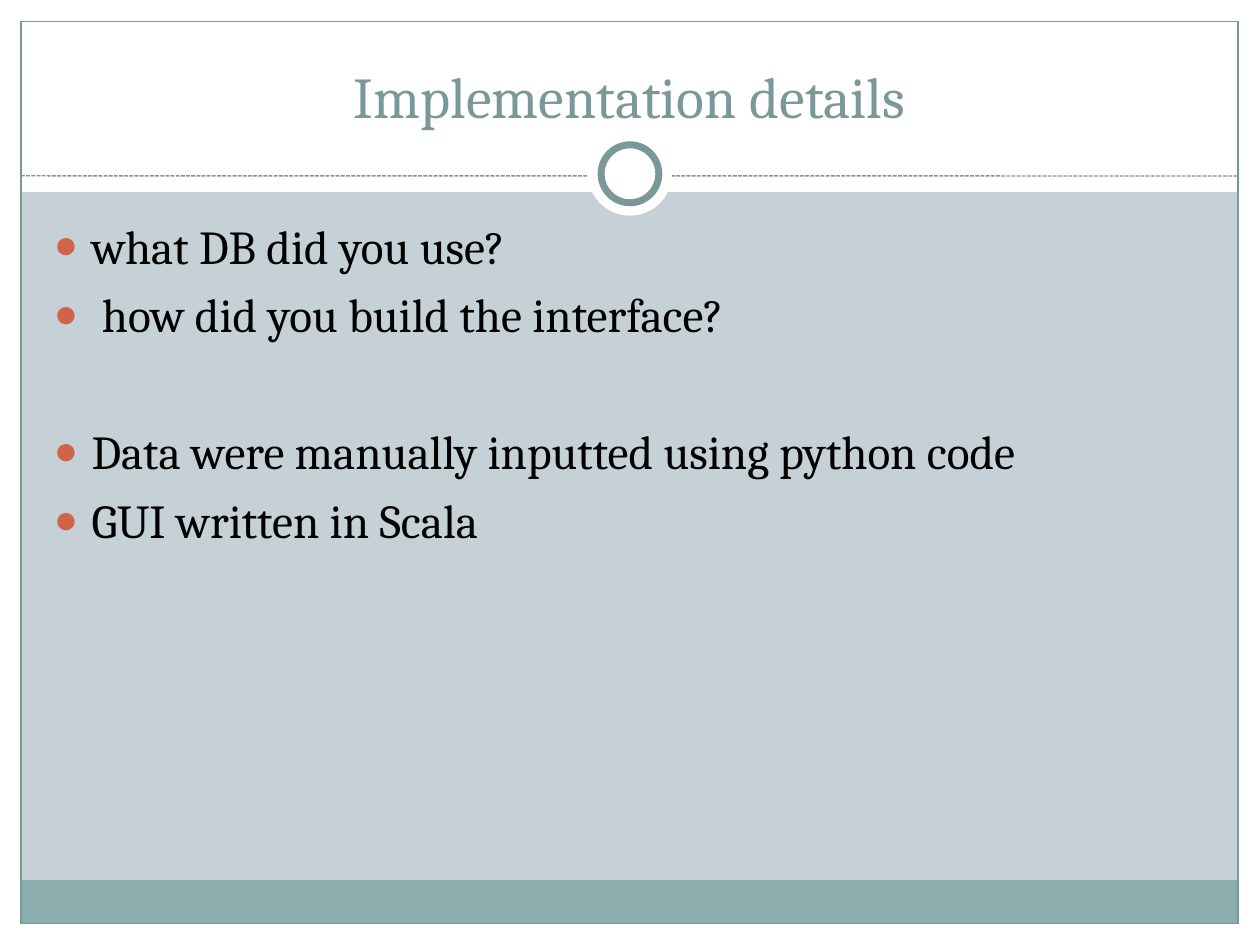
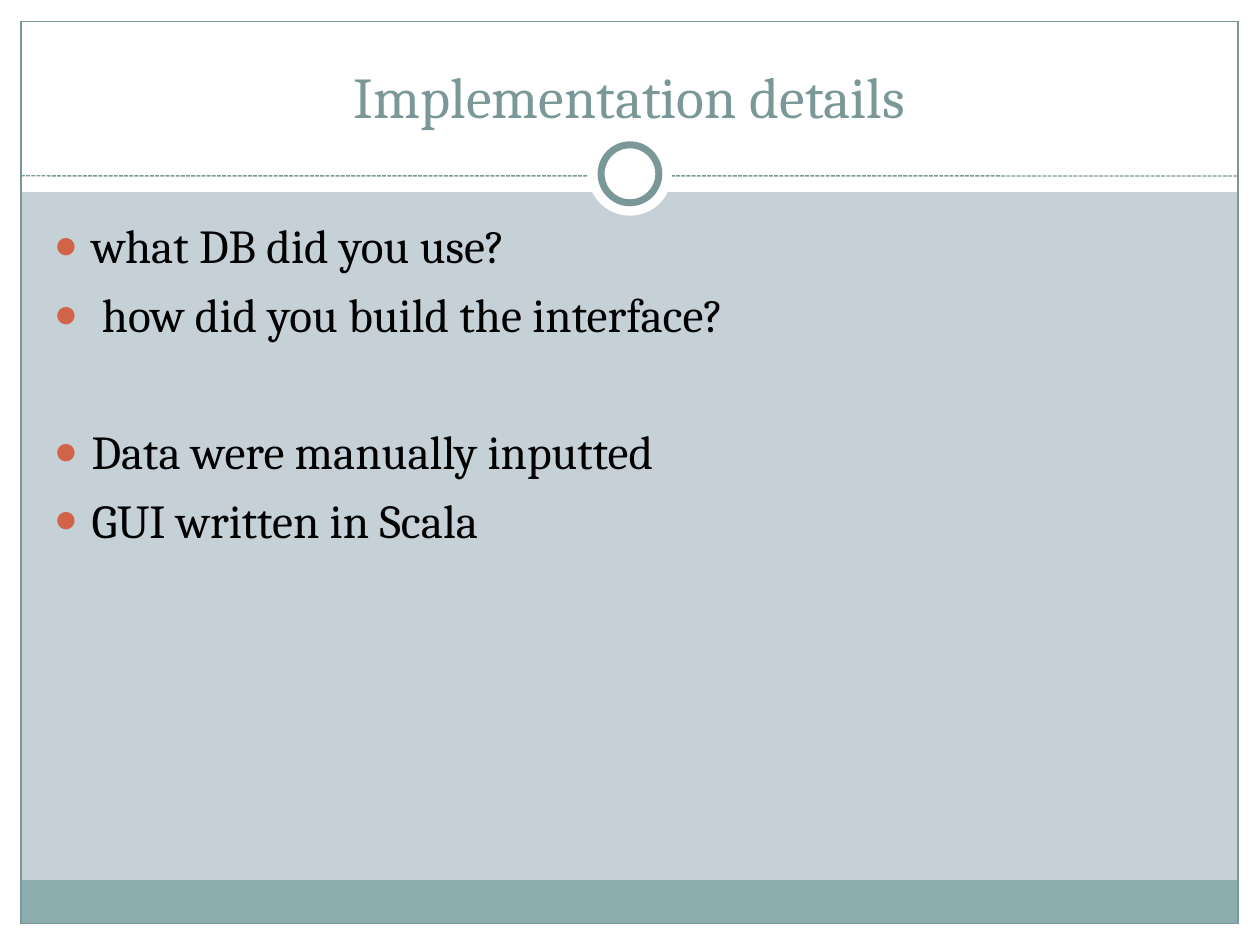
Before and after one commit to allenkvu/CSE111-project, a slide deck: slide 7 of DB_powerpoint.ppt (slide 6 before the commit). Drawn at 1260x945 pixels with LibreOffice and Linux fonts; fonts in the diff are those of the drawing. Boxes give left, top, right and bottom in pixels: in the first picture for what was removed or moved away, otherwise in the second. Text is boxed around its words. In the diff, an @@ line names an element or a change of style, - is before the commit and + after.

```diff
--- a/DB_powerpoint.ppt
+++ b/DB_powerpoint.ppt
@@ text at [92, 436, 654, 479]: text changed @@
-● Data were manually inputted using python code
+● Data were manually inputted
```
Also in this commit, not shown: 2 other slides changed, 2 slides added, 1 other file.
